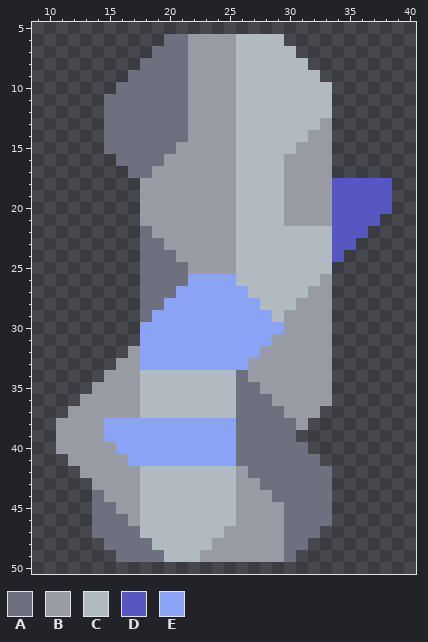
One commit to this pixel-art sprite: assets/sprites/units/weapons/agent-weapon.png. The first picture shows the starting point.
The file is 48x56 pixels. Shown: x 9..40, y 5..50.
Palette (. is transparent): A #6e7080  B #989aa4  C #b0bac0  D #5757c1  E #8aa3f4
Pixels before, first column x 11:
 6 .........AABBBBCCCC.........
 7 ........AAABBBBCCCCC........
 8 .......AAAABBBBCCCCCC.......
 9 ......AAAAABBBBCCCCCCC......
10 .....AAAAAABBBBCCCCCCCC.....
11 ....AAAAAAABBBBCCCCCCCC.....
12 ....AAAAAAABBBBCCCCCCCC.....
13 ....AAAAAAABBBBCCCCCCCB.....
14 ....AAAAAAABBBBCCCCCCBB.....
15 ....AAAAAABBBBBCCCCCBBB.....
16 .....AAAABBBBBBCCCCBBBB.....
17 ......AABBBBBBBCCCCBBBB.....
18 .......BBBBBBBBCCCCBBBBDDDDD
19 .......BBBBBBBBCCCCBBBBDDDDD
20 .......BBBBBBBBCCCCBBBBDDDDD
21 .......BBBBBBBBCCCCBBBBDDDD.
22 .......ABBBBBBBCCCCCCCCDDD..
23 .......AABBBBBBCCCCCCCCDD...
24 .......AAABBBBBCCCCCCCCD....
25 .......AAAABBBBCCCCCCCC.....
26 .......AAAAEEEECCCCCCCB.....
27 .......AAAEEEEEECCCCCBB.....
28 .......AAEEEEEEEECCCBBB.....
29 .......AEEEEEEEEEECBBBB.....
30 .......EEEEEEEEEEEEBBBB.....
31 .......EEEEEEEEEEEBBBBB.....
32 ......BEEEEEEEEEEBBBBBB.....
33 .....BBEEEEEEEEEBBBBBBB.....
34 ....BBBCCCCCCCCABBBBBBB.....
35 ...BBBBCCCCCCCCAABBBBBB.....
36 ..BBBBBCCCCCCCCAAABBBBB.....
37 .BBBBBBCCCCCCCCAAAABBB......
38 BBBBEEEEEEEEEEEAAAAAB.......
39 BBBBEEEEEEEEEEEAAAAA........
40 BBBBBEEEEEEEEEEAAAAAA.......
41 .BBBBBEEEEEEEEEAAAAAAA......
42 ..BBBBBCCCCCCCCBAAAAAAA.....
43 ...BBBBCCCCCCCCBBAAAAAA.....
44 ...ABBBCCCCCCCCBBBAAAAA.....
45 ...AABBCCCCCCCCBBBBAAAA.....
46 ...AAABCCCCCCCCBBBBAAAA.....
47 ...AAAACCCCCCCBBBBBAAA......
48 ....AAAACCCCCBBBBBBAA.......
49 .....AAAACCCBBBBBBBA........
And afterwards:
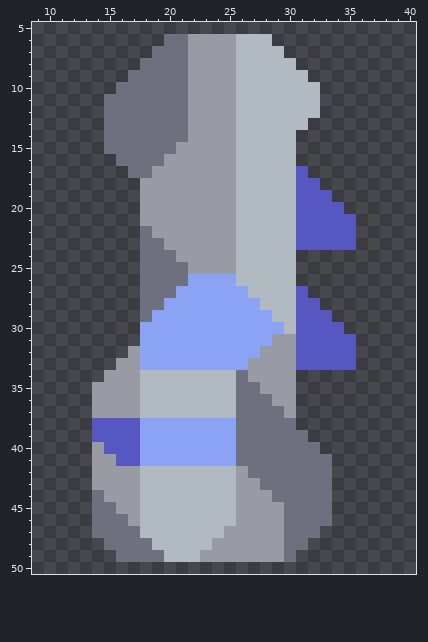
The edit:
Changed rows in their new state; - is an unchanged pixel.
first column x 11:
 6 ------------------.---------
 7 -------------------.--------
 8 --------------------.-------
 9 ---------------------.------
10 ----------------------.-----
11 ----------------------.-----
12 ----------------------.-----
13 ---------------------..-----
14 --------------------...-----
15 --------------------...-----
16 -------------------C...-----
17 -------------------CD..-----
18 -------------------CDD......
19 -------------------CDDD.....
20 -------------------CDDD-....
21 -------------------CDDD--..-
22 --------------------DDD--.--
23 --------------------DDD-----
24 --------------------....----
25 --------------------...-----
26 --------------------...-----
27 --------------------D..-----
28 --------------------DD.-----
29 -------------------CDDD-----
30 -------------------CDDDD----
31 --------------------DDDDD---
32 --------------------DDDDD---
33 --------------------DDDDD---
34 --------------------...-----
35 --------------------...-----
36 --.-----------------...-----
37 -..-----------------..------
38 ...DDDD-------------.-------
39 ...DDDD-------------A-------
40 ...-DDD--------------A------
41 -..--DD---------------A-----
42 --.-------------------------
Pixel boxes of the changes (left, top, right, bottom) in both pictures:
changed: (272, 34, 392, 466)
changed: (56, 394, 140, 478)
